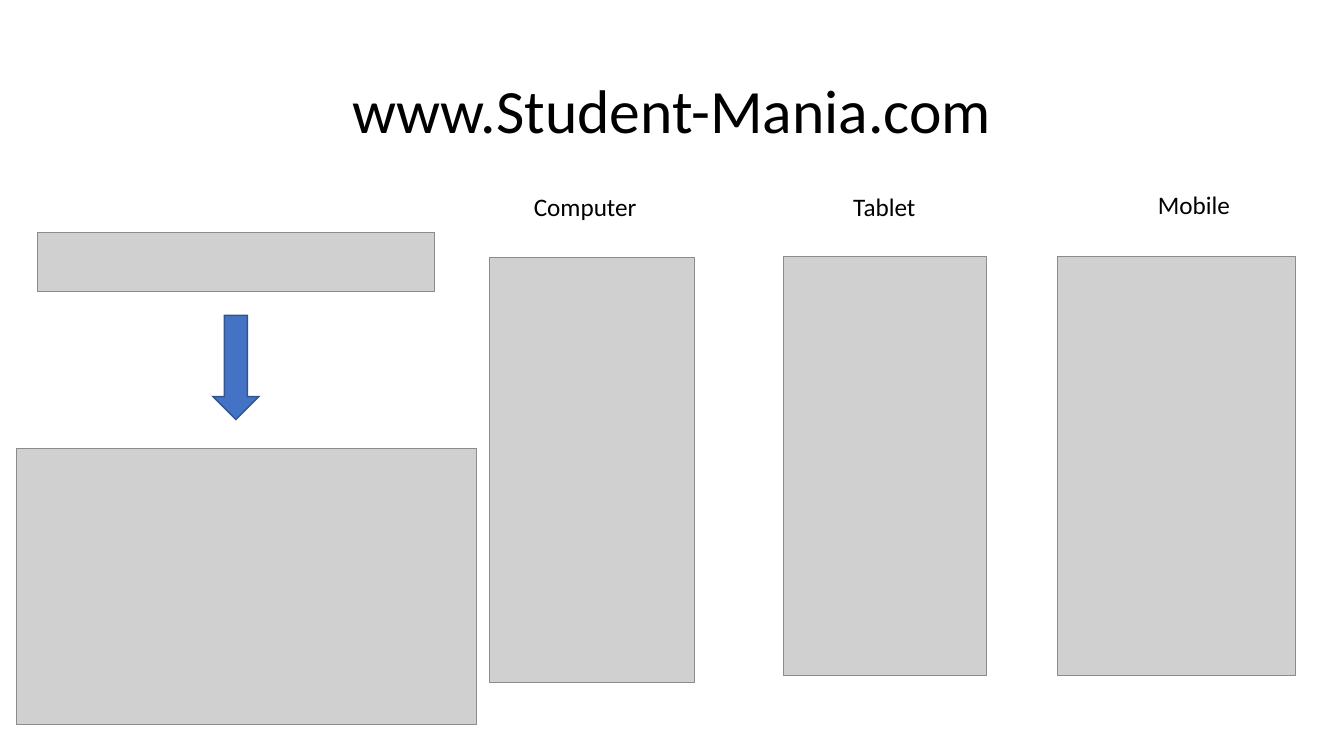
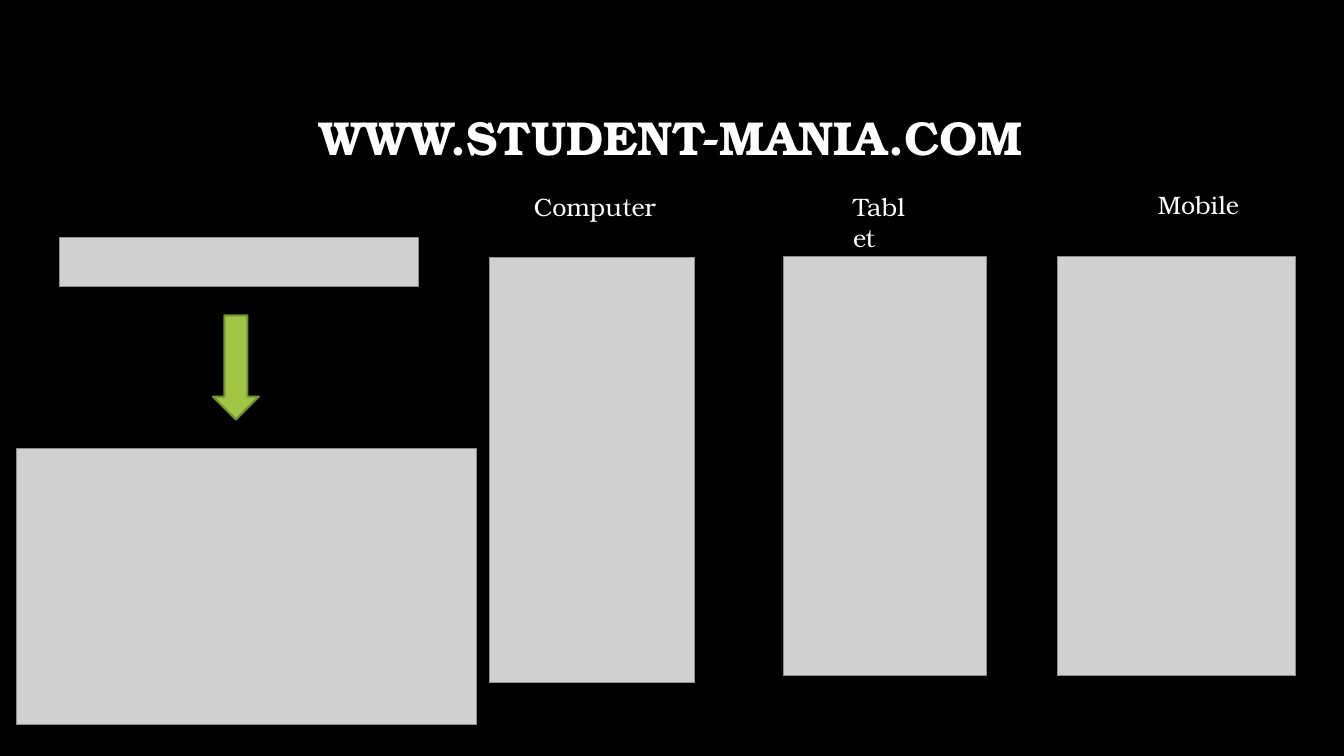
Before and after one commit to GallagherStephen/4thYearProject-Dissertation, a slide deck: slide 8 of Presentation/4th Year Presentation.pptx. Drawn at 1344x756 pixels with LibreOffice and Linux fonts; fonts in the diff are those of the drawing; grey boxes stand for pictures; background and template pictures are left out. Boxes give left, top, right and bottom in pixels: in the first picture for what was removed or moved away, otherwise in the second. Text is boxed around its words. In the diff, an @@ line names an element or a change of style, - is before the commit and + after.

Commit message:
added background to presentation

```diff
--- a/Presentation/4th Year Presentation.pptx
+++ b/Presentation/4th Year Presentation.pptx
@@ background #FFFFFF to picture (left out) @@
@@ title at bbox=[320, 122, 1023, 156]: text changed; size 44 to 34 pt; font Calibri to TeX Gyre Bonum; text colour #000000 to #FFFFFF; bold on @@
-www.Student-Mania.com
+WWW.STUDENT-MANIA.COM
@@ font Calibri to TeX Gyre Bonum, text colour #000000 to #FFFFFF in 3 elements at bbox=[534, 198, 656, 222], bbox=[1158, 196, 1239, 215], bbox=[844, 187, 928, 227] @@
@@ picture: place and size @@
-picture at bbox=[37, 232, 436, 291]
+picture at bbox=[59, 237, 418, 286]
@@ down arrow at bbox=[213, 316, 259, 419]: fill #4472C4 to #9EC544; outline #325491 1 pt to #759232 1.5 pt @@
```
Also in this commit, not shown: 10 other slides changed, 1 slide removed.
